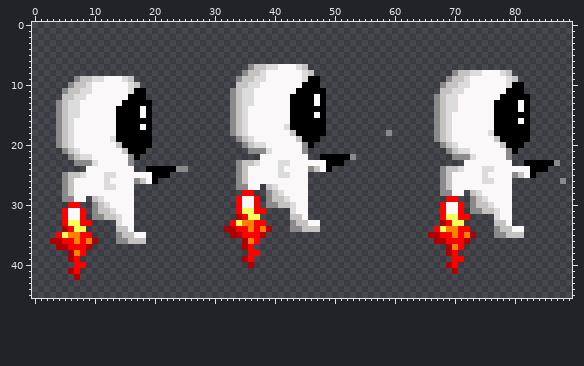
Two versions of one sprite sheet, app/src/main/res/drawable-nodpi/hero.png. Above is the file before it was changed.
The file is 90x46 pixels.
Now the later version:
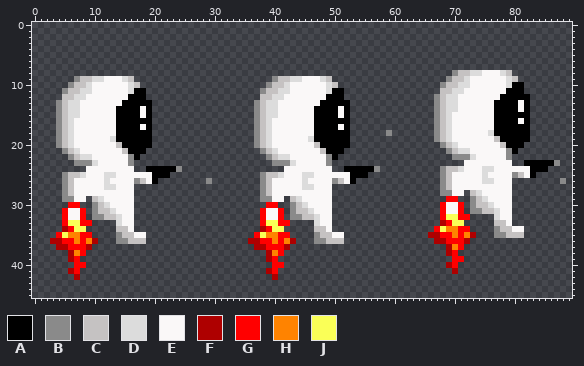
Palette (. is transparent): A #000000  B #8a8a8a  C #c5c2c2  D #dcdcdc  E #faf8f8  F #ae0000  G #ff0000  H #ff8300  J #faff57
Changes in this commit:
Changed rows in their new state; - is an unchanged pixel.
first column x 25:
 7 -----------..........------------
 8 ----------............-----------
 9 ---------......BCCDDEEEDC--------
10 ---------.....BCCD--EEEEDC-------
11 --------.....BCCDD-EEEEEDAA------
12 --------.....CCDD-EEEE-EAAA------
13 --------....BCDD--EEEE--AAAA-----
14 --------....BCDD--EEEE--AAEA-----
15 --------....BCDD--EEEEA-AAEA-----
16 --------....BCD---EEEE--AAAA-----
17 --------....BCD--EEEEE--AAEA-----
18 --------....BCD---EEEE--AAAA-----
19 ---------...BCD----EED-AAAAA-----
20 ----------..BCD-----EECAAAAA-----
21 -----------..-CD----EEECAAA------
22 -------------.BCDD---EEEB-...----
23 ---------......BBBD-----B..------
24 .--------........----EE-E--AAAAAB
25 ---------....BCC-E--DDEEEEEEAAA--
26 ----B----....BC-----DEEEEBCEA----
27 ---------....B-E----DDEEE--------
28 ----------..-BCEE----EEEE--------
29 ---------....B-EE.CD-EEEE--------
30 ---------....-GG..BCDEEEE--------
31 ---------....-EEG-BCCDEEE--------
32 ---------....GEEG-BBCCDEE--------
33 --------.....-JJGG....DEE--------
34 -------......FGJJ-....-CE--------
35 --------....-JHHGG----BCCEE------
36 ----------.FFGGHGHF---BBCCC------
37 ----------..FFGGGF---------------
38 -----------..-FHG----------------
39 ----------..--FG-----------------
40 -----------.---GG----------------
41 --------------FG-----------------
42 ---------------F-----------------
